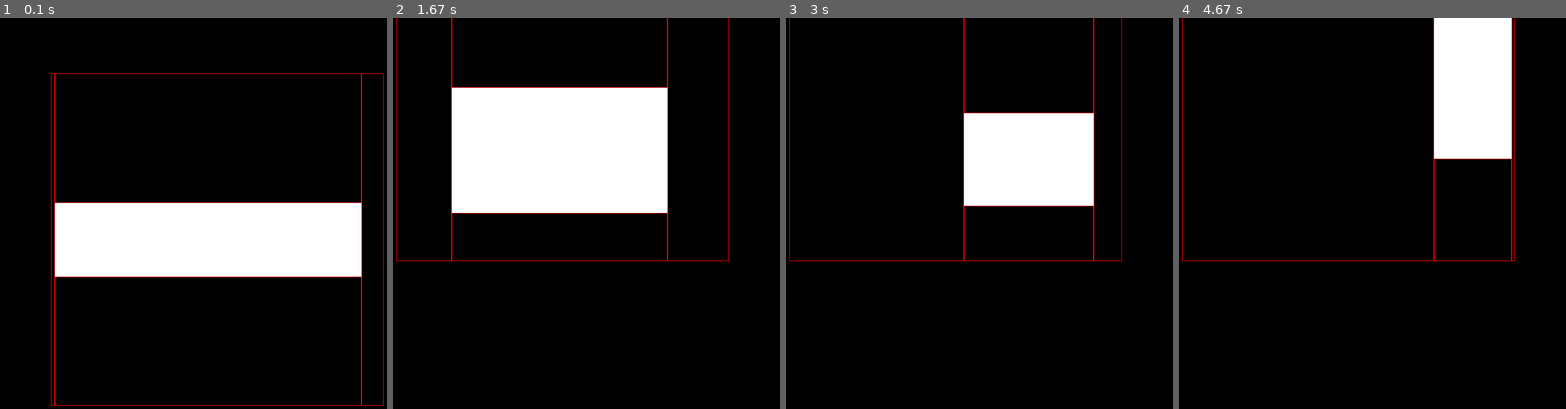
Above: before the commit, frames 1-4 (left to right).
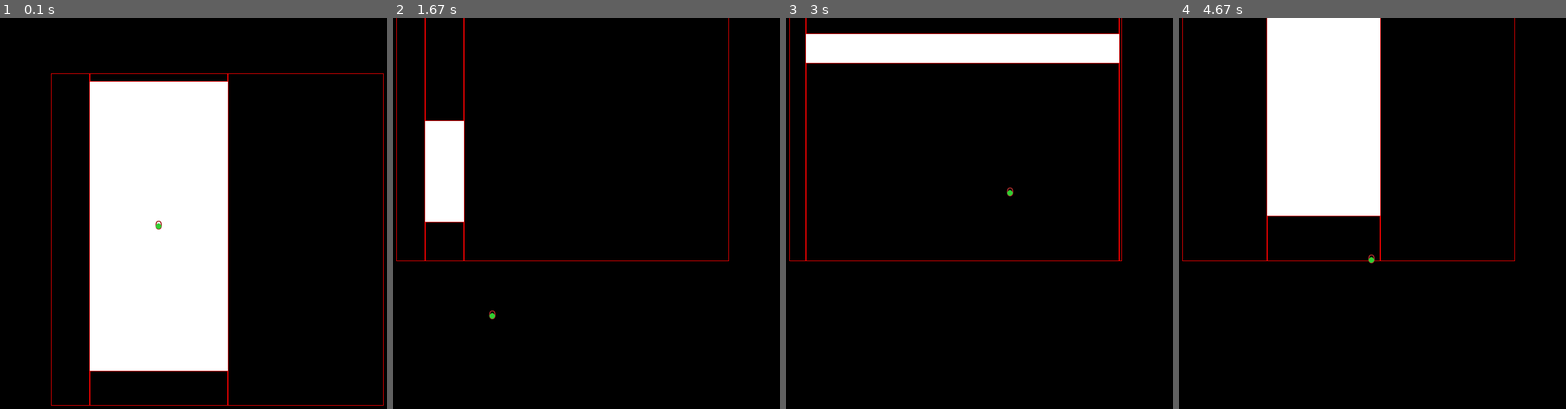
Above: after the commit, the same moments.

Repository: hitbox/scratch
Game: pygame game, started from pygame/empty_space.py
Same seed, same stepped clock (60 frames per second), same inputs: the game is played once before the commit and once after it.
Inputs (mouse positions are in pixels of both pictures, inside the frame that each line leads up to):
- Up to frame 1 (0.1 s): no input
- Up to frame 2 (1.67 s): press the mouse at (551, 389) at 0.37 s; move the mouse to (528, 315) at 0.47 s; release the mouse at (505, 244) at 0.6 s; hold Right 0.67-1.13 s
- Up to frame 3 (3 s): hold Up 1.92-2.22 s; hold Right 2.25-2.8 s; hold Left from 2.83 s (still down)
- Up to frame 4 (4.67 s): release Left at 3.5 s; hold Down 3.53-4.35 s; hold Left from 4.38 s (still down)

The runs differ from the first frame. In frame 1, 29% of the frame differs, in the area x 14-94%, y 14-100%; in frame 2, 20%; in frame 3, 15%; in frame 4, 23%.

Commit message:
pygame/empty_space.py
- cleanup
- move useful to pygamelib
- added labels

Diff:
--- a/pygame/empty_space.py
+++ b/pygame/empty_space.py
@@ -8,12 +8,12 @@
 
 from pygamelib import pygame
 
-COLORS = list(filter(pygamelib.interesting_color, pygame.color.THECOLORS))
 sides = op.attrgetter('top', 'right', 'bottom', 'left')
 
 class Demo(pygamelib.DemoBase):
 
-    def __init__(self, inside, rects_generator):
+    def __init__(self, font, inside, rects_generator):
+        self.font = font
         self.inside = inside
         self.rects_generator = rects_generator
         self.rect_renderer = pygamelib.RectRenderer()
@@ -40,10 +40,10 @@
             for rect in self.rects + self.empties:
                 if rect.collidepoint(event.pos):
                     self.rect_renderer.highlight = rect
-                    pygamelib.post_videoexpose()
                     break
             else:
                 self.rect_renderer.highlight = None
+            pygamelib.post_videoexpose()
 
     def do_videoexpose(self, event):
         self.draw()
@@ -52,94 +52,23 @@
         self.screen.fill('black')
         self.rect_renderer(self.screen, 'white', 0, self.rects)
         self.rect_renderer(self.screen, 'red', 1, self.empties)
+        for index, rect in enumerate(self.rects):
+            label = self.font.render(str(index), True, 'brown')
+            rect = label.get_rect(center=rect.center)
+            rect.clamp_ip(self.inside)
+            self.screen.blit(label, rect)
+            pygame.draw.circle(self.screen, 'limegreen', rect.center, 5, 0)
         pygame.display.flip()
 
 
-def find_empty_space(rectangles, inside):
-    empties = [inside]
-    for rect in rectangles:
-        empties = list(map(pygame.Rect, subtract_rect(empties, rect)))
-    return empties
-
-def subtract_rect(empties, rect_to_subtract):
-    for empty in empties:
-        clip = empty.clip(rect_to_subtract)
-        if not all(clip.size):
-            # no intersection
-            yield empty
-            continue
-        if empty.left < clip.left:
-            # left rect
-            yield (empty.left, empty.top, clip.left - empty.left, empty.height)
-        if empty.right > clip.right:
-            # right rect
-            yield (clip.right, empty.top, empty.right - clip.right, empty.height)
-        if empty.top < clip.top:
-            # top rect
-            minright = min(empty.right, clip.right)
-            maxleft = max(empty.left, clip.left)
-            yield (maxleft, empty.top, minright - maxleft, clip.top - empty.top)
-        if empty.bottom > clip.bottom:
-            # bottom rect
-            minright = min(empty.right, clip.right)
-            maxleft = max(empty.left, clip.left)
-            yield (maxleft, clip.bottom, minright - maxleft, empty.bottom - clip.bottom)
-
-def rect_from_points(x1, y1, x2, y2):
-    return (x1, y1, x2 - x1, y2 - y1)
-
-def rand_rect_point(rect):
-    top, right, bottom, left = sides(rect)
-    return (random.randint(left, right), random.randint(top, bottom))
-
-def rand_endpoints(inside):
-    return (*rand_rect_point(inside), *rand_rect_point(inside))
-
-def random_rect(inside):
-    endpoints = rand_endpoints(inside)
-    rect = pygame.Rect(rect_from_points(*endpoints))
-    rect.normalize()
-    return rect
-
-def random_rects(inside, nrects, minwidth=0, minheight=0):
-    rects = []
-    while nrects > 0:
-        rect = random_rect(inside)
-        if (
-            rect.width > minwidth
-            and
-            rect.height > minheight
-            and
-            not any(other.colliderect(rect) for other in rects)
-        ):
-            yield rect
-            rects.append(rect)
-            nrects -= 1
-
-class RectsGenerator:
-
-    def __init__(self, n, minwidth, minheight):
-        self.n = n
-        self.minwidth = minwidth
-        self.minheight = minheight
-
-    def __call__(self, inside):
-        rects = list(random_rects(inside, self.n, self.minwidth, self.minheight))
-        # negative rects
-        empty_space_rects = list(find_empty_space(rects, inside))
-        assert empty_space_rects
-        # because the rect subtraction function is not aware of already
-        # "subtracted" rects, it generates excessive rects
-        empty_space_rects = pygamelib.merge_all_rects(empty_space_rects)
-        empty_space_rects = list(map(pygame.Rect, empty_space_rects))
-        return (rects, empty_space_rects)
-
-
 def run(display_size, nrects):
+    pygame.font.init()
     window = pygame.Rect((0,)*2, display_size)
     space = window.inflate((-min(window.size)*.25,)*2)
     engine = pygamelib.Engine()
-    state = Demo(space, RectsGenerator(nrects, 100, 100))
+    font = pygame.font.SysFont('monospace', 24)
+    rects_generator = pygamelib.RectsGenerator(nrects, minwidth=10, minheight=10)
+    state = Demo(font, space, rects_generator)
     pygame.display.set_mode(window.size)
     engine.run(state)
 
@@ -148,9 +77,6 @@
     parser.add_argument('--nrects', type=int, default=1)
     args = parser.parse_args(argv)
 
-    if args.nrects > len(COLORS):
-        parser.error('Invalid nrects')
-
     run(args.display_size, args.nrects)
 
 if __name__ == '__main__':
--- a/pygame/pygamelib.py
+++ b/pygame/pygamelib.py
@@ -991,7 +991,7 @@
     x, y = center
     rect = pygame.Rect(x - radius, y - radius, radius*2, radius*2)
     if filled:
-        namedrects = dict(zip(pygamelib.CORNERNAMES, rectquadrants(rect)))
+        namedrects = dict(zip(CORNERNAMES, rectquadrants(rect)))
         rects = set(namedrects[corner] for corner in corners if filled)
         yield ('ellipse', color, rect, width)
         for r in rects:
@@ -1003,13 +1003,13 @@
         lines = set()
         getpoint = functools.partial(getattr, lines_rect)
         for corner in corners:
-            attrpairs = pygamelib.CORNERLINES[corner]
+            attrpairs = CORNERLINES[corner]
             for attrpair in attrpairs:
                 lines.add(tuple(map(getpoint, attrpair)))
         # angle pairs in degrees of quadrants to draw
-        anticorners = [name for name in pygamelib.CORNERNAMES if name not in corners]
-        anglepairs = set(pygamelib.QUADRANT_DEGREES[corner] for corner in anticorners)
-        anglepairs = pygamelib.merge_ranges(anglepairs)
+        anticorners = [name for name in CORNERNAMES if name not in corners]
+        anglepairs = set(QUADRANT_DEGREES[corner] for corner in anticorners)
+        anglepairs = merge_ranges(anglepairs)
         for anglepair in anglepairs:
             angle1, angle2 = map(math.radians, anglepair)
             yield ('arc', color, rect, angle1, angle2, width)
@@ -1059,8 +1059,8 @@
             elif name == 'squircle':
                 x, y, radius, width, *corners = remaining
                 x, y, radius, width = map(eval, (x, y, radius, width))
-                assert all(corner in pygamelib.CORNERNAMES for corner in corners), corners
-                yield from pygamelib.squircle_shapes(color, (x, y), radius, width, corners)
+                assert all(corner in CORNERNAMES for corner in corners), corners
+                yield from squircle_shapes(color, (x, y), radius, width, corners)
 
 
 class DrawMixin:
@@ -1292,3 +1292,185 @@
 def line_line_intersection(x1, y1, x2, y2, x3, y3, x4, y4):
     # works!
     return find_intersection((x1, y1), (x2, y2), (x3, y3), (x4, y4))
+
+def random_point(rect):
+    l, t, w, h = rect
+    r = l + w
+    b = t + h
+    x = random.randint(l, r)
+    y = random.randint(t, b)
+    return (x, y)
+
+def random_rect(inside):
+    l, t, w, h = inside
+    r = l + w
+    b = t + h
+    x1 = random.randint(l, r)
+    y1 = random.randint(t, b)
+    x2 = random.randint(l, r)
+    y2 = random.randint(t, b)
+    # NOTE
+    # - check and flip fastest in benchmarks
+    if x2 < x1:
+        x1, x2 = x2, x1
+    if y2 < y1:
+        y1, y2 = y2, y1
+    return (x1, y1, x2 - x1, y2 - y1)
+
+def random_rect_from_empties(empties):
+    if len(empties) < 2:
+        return random_rect(empties[0])
+
+    empty1, empty2 = random.sample(empties, 2)
+    x1, y1 = random_point(empty1)
+    x2, y2 = random_point(empty2)
+    if x2 < x1:
+        x1, x2 = x2, x1
+    if y2 < y1:
+        y1, y2 = y2, y1
+    return (x1, y1, x2 - x1, y2 - y1)
+
+class RectsGenerator:
+    """
+    Generate some number of non-overlapping rects.
+    """
+
+    def __init__(self, n, minwidth, minheight):
+        assert n > 0
+        self.n = n
+        self.minwidth = minwidth
+        self.minheight = minheight
+        self.failures = 0
+
+    def __call__(self, inside, maxfail=1000):
+        rects = []
+        empties = [inside]
+        self.failures = 0
+        while len(rects) < self.n and maxfail - self.failures > 0:
+            rect = pygame.Rect(random_rect_from_empties(empties))
+            if (
+                rect.width > self.minwidth
+                and
+                rect.height > self.minheight
+                and
+                not any(other.colliderect(rect) for other in rects)
+            ):
+                rects.append(rect)
+                empties = find_empty_space(rects, inside)
+                empties = merge_all_rects(empties)
+            else:
+                self.failures += 1
+        empties = list(map(pygame.Rect, empties))
+        return (rects, empties)
+
+
+def subtract_rect(space, rect):
+    remaining_space = []
+    # Check for overlap in the x-axis
+    if rect.x < space.x + space.width and rect.x + rect.width > space.x:
+        # Subtract space to the left of the rectangle
+        if rect.x > space.x:
+            remaining_space.append(
+                Rect(space.x, space.y, rect.x - space.x, space.height)
+            )
+        # Subtract space to the right of the rectangle
+        if rect.x + rect.width < space.x + space.width:
+            remaining_space.append(
+                Rect(
+                    rect.x + rect.width,
+                    space.y,
+                    space.x + space.width - (rect.x + rect.width),
+                    space.height,
+                )
+            )
+    else:
+        remaining_space.append(space)
+    updated_space = []
+    # Check for overlap in the y-axis
+    for space in remaining_space:
+        if rect.y < space.y + space.height and rect.y + rect.height > space.y:
+            # Subtract space above the rectangle
+            if rect.y > space.y:
+                updated_space.append(
+                    Rect(space.x, space.y, space.width, rect.y - space.y)
+                )
+            # Subtract space below the rectangle
+            if rect.y + rect.height < space.y + space.height:
+                updated_space.append(
+                    Rect(
+                        space.x,
+                        rect.y + rect.height,
+                        space.width,
+                        space.y + space.height - (rect.y + rect.height)
+                    )
+                )
+        else:
+            updated_space.append(space)
+    return updated_space
+
+def subtract_rect(a, b):
+    ax, ay, aw, ah = a
+    bx, by, bw, bh = b
+    remaining = []
+    # Check for overlap in the x-axis
+    if bx < ax + aw and bx + bw > ax:
+        # Subtract space to the left of the rectangle
+        if bx > ax:
+            remaining.append((ax, ay, bx - ax, ah))
+        # Subtract space to the right of the rectangle
+        if bx + bw < ax + aw:
+            remaining.append((bx + bw, ay, ax + aw - (bx + bw), ah))
+    else:
+        # No overlap in the x-axis, retain the original space
+        remaining.append(a)
+    updated_space = []
+    # Check for overlap in the y-axis
+    for space in remaining:
+        ax, ay, aw, ah = space
+        if by < ay + ah and by + bh > ay:
+            # Subtract space above the rectangle
+            if by > ay:
+                updated_space.append((ax, ay, aw, by - ay))
+            # Subtract space below the rectangle
+            if by + bh < ay + ah:
+                updated_space.append((ax, by + bh, aw, ay + ah - (by + bh)))
+        else:
+            # No overlap in the y-axis, retain the remaining space
+            updated_space.append(space)
+    return updated_space
+
+def subtract_rect(empty, rect_to_subtract):
+    empty = pygame.Rect(empty)
+    rect_to_subtract = pygame.Rect(rect_to_subtract)
+    clip = empty.clip(rect_to_subtract)
+    if not all(clip.size):
+        # no intersection
+        yield empty
+    else:
+        if empty.left < clip.left:
+            # left rect
+            yield (empty.left, empty.top, clip.left - empty.left, empty.height)
+        if empty.right > clip.right:
+            # right rect
+            yield (clip.right, empty.top, empty.right - clip.right, empty.height)
+        if empty.top < clip.top:
+            # top rect including left- and right-top
+            minright = min(empty.right, clip.right)
+            maxleft = max(empty.left, clip.left)
+            yield (maxleft, empty.top, minright - maxleft, clip.top - empty.top)
+        if empty.bottom > clip.bottom:
+            # bottom rect including left- and right-bottom
+            minright = min(empty.right, clip.right)
+            maxleft = max(empty.left, clip.left)
+            yield (maxleft, clip.bottom, minright - maxleft, empty.bottom - clip.bottom)
+
+def subtract_rect_from_empties(empties, rect_to_subtract):
+    for empty in empties:
+        for space in subtract_rect(empty, rect_to_subtract):
+            yield space
+
+def find_empty_space(rects, inside):
+    empties = [inside]
+    for rect in rects:
+        empties = list(subtract_rect_from_empties(empties, rect))
+    return empties
